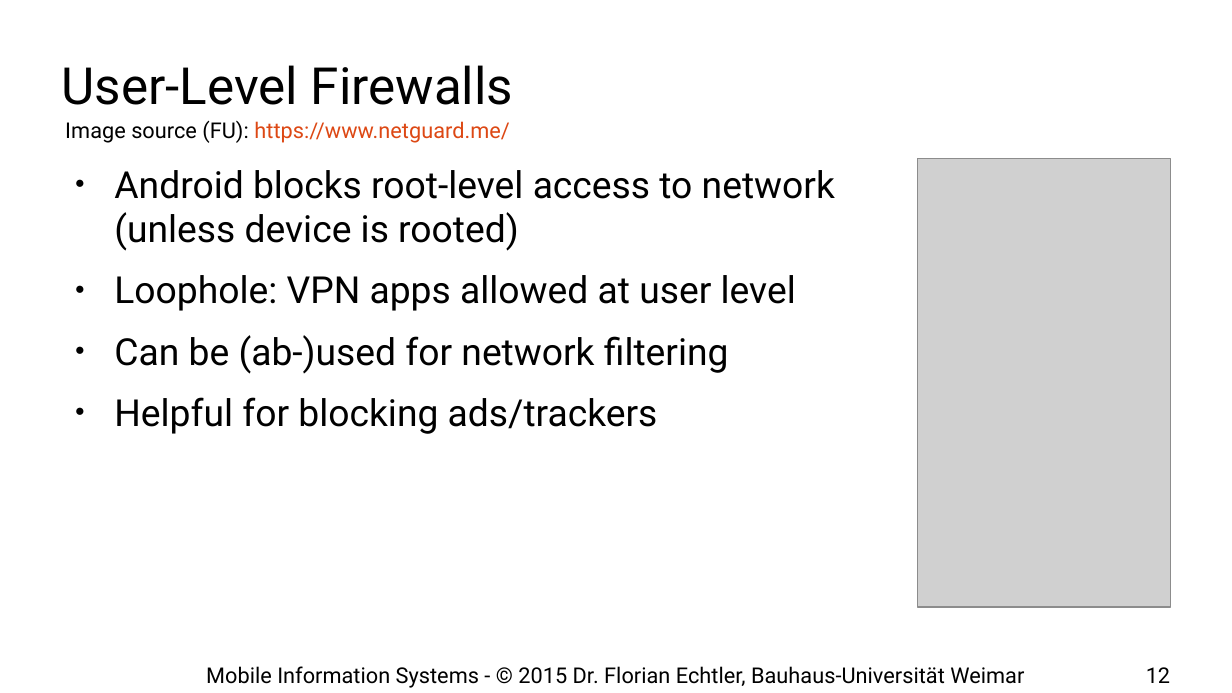
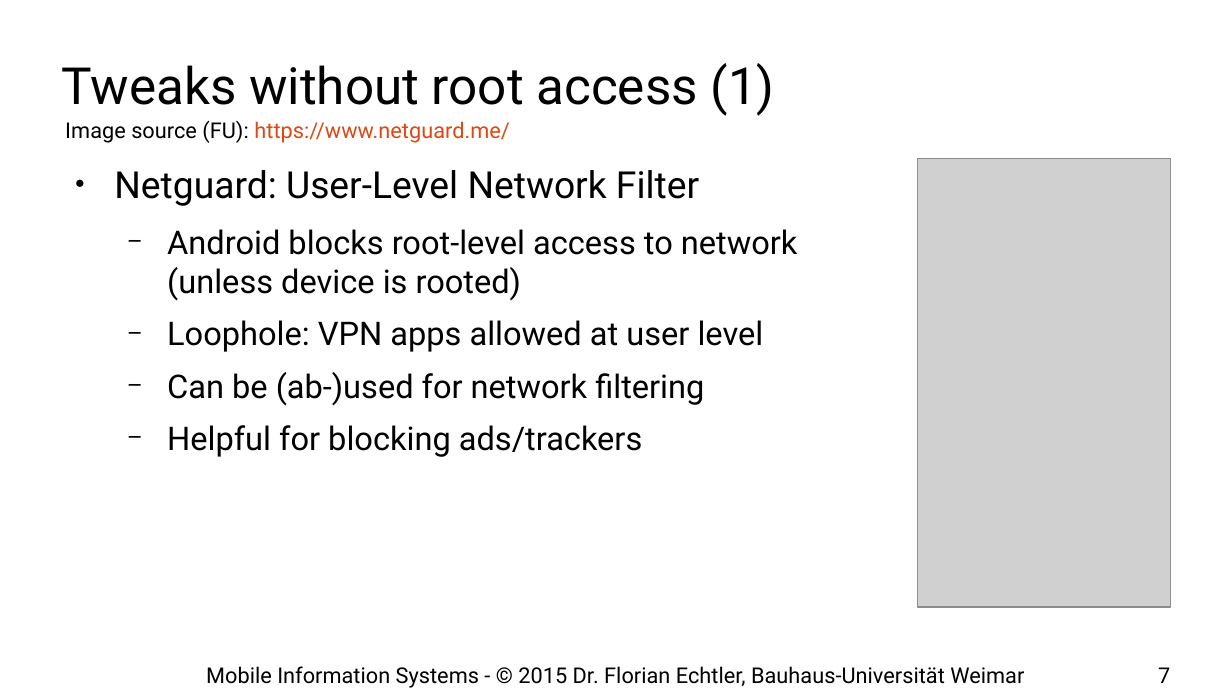
Before and after one commit to floe/mobile-information-systems, a slide deck: slide 7 of 11-case-studies.odp (slide 12 before the commit). Drawn at 1232x693 pixels with LibreOffice and Linux fonts; fonts in the diff are those of the drawing; grey boxes stand for pictures; background and template pictures are left out. Boxes give left, top, right and bottom in pixels: in the first picture for what was removed or moved away, otherwise in the second. Text is boxed around its words. In the diff, an @@ line names an element or a change of style, - is before the commit and + after.

```diff
--- a/11-case-studies.odp
+++ b/11-case-studies.odp
@@ title at bbox=[62, 63, 775, 116]: text changed @@
-User-Level Firewalls
+Tweaks without root access (1)
@@ text at bbox=[114, 170, 699, 206]: paragraph added @@
+● Netguard: User-Level Network Filter
@@ text at bbox=[167, 229, 798, 457]: size 24 to 21 pt in "Android blocks root-level access to network (unless ...", "Loophole: VPN apps allowed at user level", "Can be (ab-)used for network filtering", "Helpful for blocking ads/trackers"; bullet ● to −; list level 1 to 2 in "Android blocks root-level access to ..."; list level 1 to 2 in "Loophole: VPN apps allowed at ..."; list level 1 to 2 in "Can be (ab-)used for network ..."; list level 1 to 2 in "Helpful for blocking ads/trackers" @@
@@ page number at bbox=[1158, 667, 1170, 683]: text changed @@
-12
+7
```
Also in this commit, not shown: 4 other slides changed, 7 slides added.
